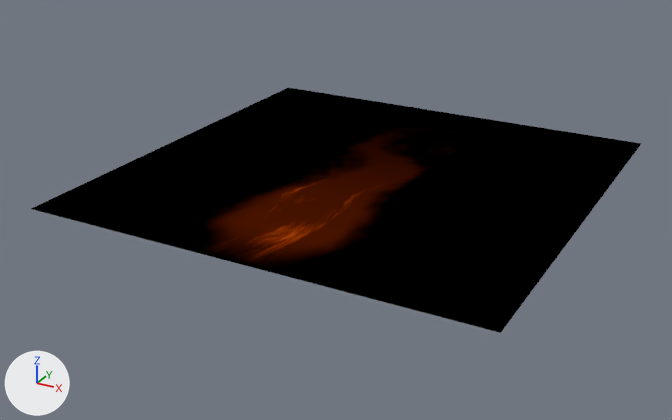
What one commit did to the Blender file CongCu/Blender/lua_chay_nguoi.blend.
Before and after are seen from a 50 mm lens placed at (1.76, -3.44, 1.52), pointed at (-0.07, -0.11, -0.15). The lights are fixed; the arrows at lower left show +X, +Y and +Z. The picture after the commit comes second.

In view in the first picture: 'TamLua'.
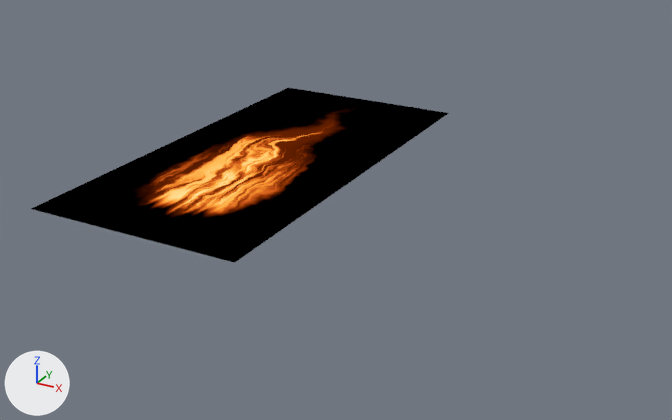
The newer file is also rescaled (x2.0), turned or shifted as a whole; pictures and numbers use the older file's frame.

Location of each change, (x1, y1, x2, y2) in pixels of the pictures (672 x 420 px):
'TamLua', recoloured, moved, rescaled (32% narrower, 28% shorter): before (31, 88, 641, 333); after (31, 88, 448, 263)

The change, as a diff of the scene's bpy script:
```diff
--- a/CongCu/Blender/lua_chay_nguoi.blend.py
+++ b/CongCu/Blender/lua_chay_nguoi.blend.py
@@ mat_luatoanthan_ve @@
+mat_luatoanthan_ve = bpy.data.materials.new('LuaToanThan_Ve')
+# nodes: CombineXYZ, Emission, MapRange, Math, OutputMaterial, SeparateXYZ, TexCoord, TexNoise, ValToRGB, Value
+# colours: black #000000, brown #762700, orange #ce5919, orange #f99530, orange #ffbf59, beige #ffdf95, beige #fff3ce
@@ me_tamlua @@
 me_tamlua.from_pydata(...)  # 4 vertices, 1 face; spans x -1.0..1.0, y -1.0..1.0, z 0.0
-me_tamlua.materials.append(mat_luachay_ve)
+me_tamlua.materials.append(mat_luatoanthan_ve)
@@ ob_tamlua @@
 ob_tamlua = bpy.data.objects.new('TamLua', me_tamlua)
-ob_tamlua.location = (0.0, 0.0, 0.0)
+ob_tamlua.location = (-0.5, 0.0, 0.0)
+ob_tamlua.scale = (0.5, 1.0, 0.5)
```
